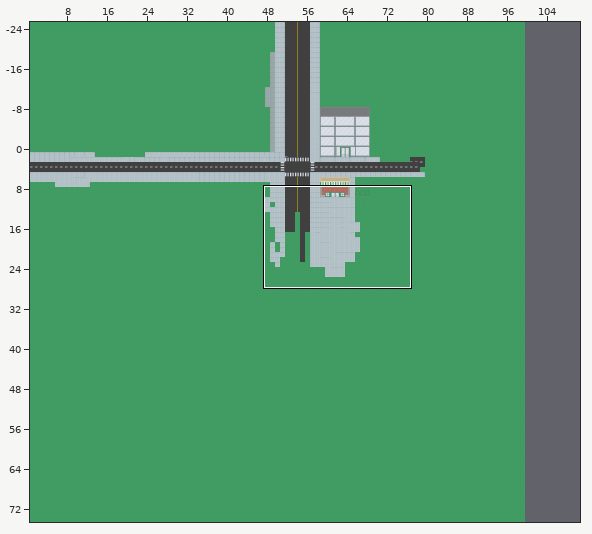
Two versions of a level (Tiled map, libgdx/android/assets/house_road.tmx). Above: a wide view before the commit, with the close-up outlined.
Close-up. Before:
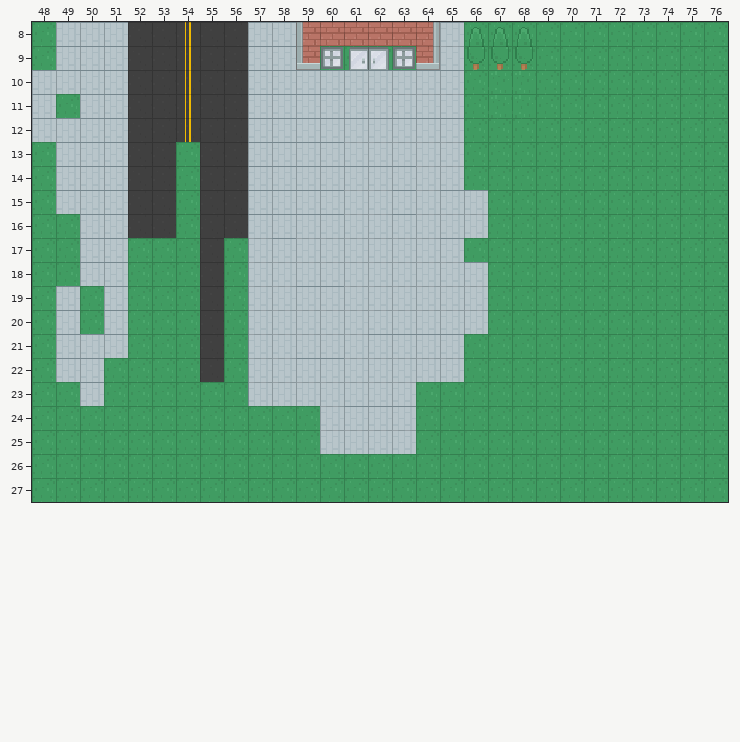
Cells are 16x16 px. Shown: x 48..76, y 8..27. The commit also changed other parts of the map, which this record leaves out. The old version is drawn lined up with the new one.
Now the later version:
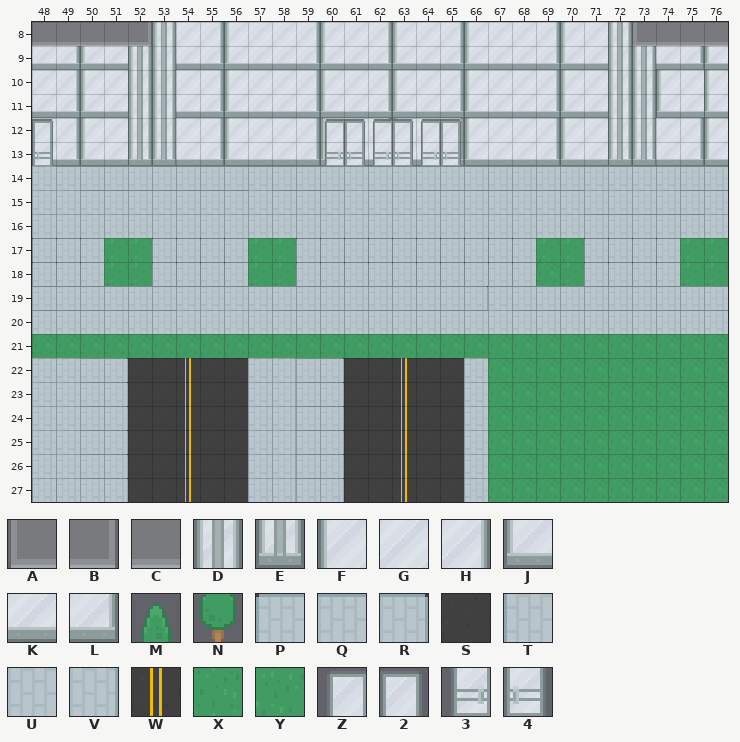
Key: from "roguelikeCity_magenta": A 45, B 46, C 47, D 271, E 308, F 346, G 347, H 348, J 383, K 384, L 385, M 403, N 440, P 709, Q 710, R 711, S 714, T 746, U 747, V 748, W 753, X 888, Y 889, Z 911, 2 912, 3 948, 4 949.
_ is an empty cell, # one hidden under a higher layer, . an unchanged one.
Tiles of an added or newly shown layer are drawn over the layers below it.
Edits made:
map size 100x100 -> 125x75 cells (old content now starts at 0,-25; both pictures use the new coordinates)
--- layer "background"
@@ x 48..49 @@
-25 XX
+25 ##
--- layer "road"
@@ x 48..68 @@
- 8 ...................MM
- 9 ...................NN
-10 Q....................
+ 8 ...................##
+ 9 ...................##
+10 #....................
@@ x 48..76 @@
-12 QQ...........................
-13 .Q.Q......Q..................
-14 _...SS_SS.......UU___________
-15 _Q..SS_SSQ....U.U..__________
-16 __QQSS_SSQQQQ..Q...__________
-17 __QQ.__S_TQUUUUUUQ___..____..
-18 __QQ.__S_TUUUUUUUUQ__..____..
-19 _._.___S_TU..UUUUUU__________
-20 _._.___S_TUUUUUUUUU__________
-21 .QQQ...S.TUUUUQQQQ...........
-22 _Q.____._TU.QUUUUU_..........
-23 __.______TUUUUUU___..........
-24 ____________UQQQ___..........
-25 ____________UUUU___..........
-26 ___________________..........
-27 ___________________..........
+12 ##...........................
+13 .#.#......#..................
+14 U...QQQQQ.......QQQQQQQQQQQQQ
+15 UU..QQQQQU....Q.Q..QQQQUUUUQQ
+16 UUUUUUUUUUUUU..U...UUUUQQQQQU
+17 PPPY.PPPPYYPPPPPPPPPP..PPPP..
+18 PPPY.PPPPYYPPPPPPPPPP..PPPP..
+19 Q.Q.QQQQQQQ..QQQQQRQQQQQQQQQQ
+20 Q.Q.QQUUUUQQQQQQQQQUQQQQQQQQQ
+21 .___..._._________...........
+22 UU.RSSW.SUV.RSSWSSU..........
+23 UU.RSSWSSUVQRSSWSSU..........
+24 UUQRSSWSSUVQRSSWSSU..........
+25 UUQRSSWSSUVQRSSWSSU..........
+26 UUQRSSWSSUVQRSSWSSU..........
+27 TTQRSSWSSUVQRSSWSSU..........
--- layer "Buildings" (added)
@@ x 48..76 @@
- 8 _____________________________
- 9 _____________________________
-10 _____________________________
-11 _____________________________
-12 _____________________________
-13 _____________________________
+ 8 CCCCBDGHFGGHFGHFGHFGGHFGDACCC
+ 9 KLJKDDKLJKKLJKLJKLJKKLJKDDKLJ
+10 GHFGDDGHFGGHFGHFGHFGGHFGDDFGF
+11 KLJKDDKLJKKLJKLJKLJKKLJKDDJKJ
+12 GHFGDDGHFGGHFGHFGHFGGHFGDDGHF
+13 KLJKEEKLJKKLJKLJKLJKKLJKEEKLJ
--- layer "Doors and windows" (added)
@@ x 48..65 @@
-12 _...........______
-13 _...........______
+12 2...........Z2Z2Z2
+13 4...........343434
